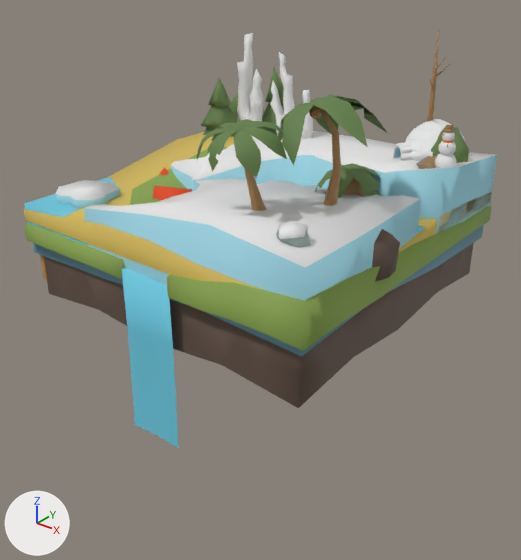
Renders of the FBX model Assets/Graphics/Meshes/landscapes.fbx from each side of a commit.
Before and after are seen from a camera (50 mm lens) standing at (25.5, -32.4, 12.8) and looking at (0.2, -0.7, -6.8). Arrows for +X, +Y and +Z are at lower left; the lights stay in place. Where no turn or scale is listed for an object, it has been applied to the vertices. Vertices at the same position are counted once.

In view in the first picture: 'Grass', 'Ice', 'Sand'.
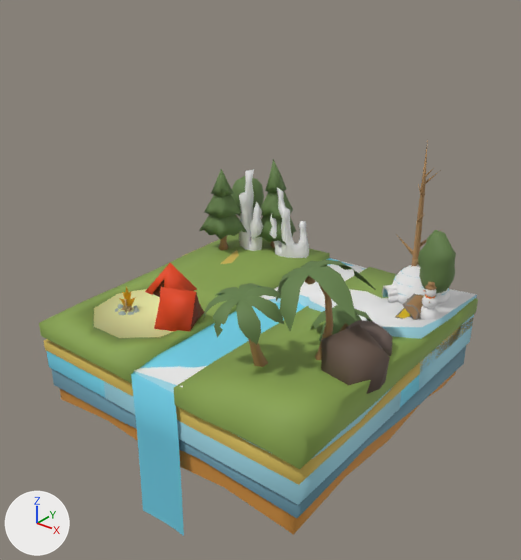
Diff of the bpy script that builds the scene:
```diff
--- a/Assets/Graphics/Meshes/landscapes.fbx.py
+++ b/Assets/Graphics/Meshes/landscapes.fbx.py
@@ me_icicle_01 @@
 me_icicle_01.from_pydata(...)  # 1006 vertices, 952 faces; spans x -10.0..10.0, y -10.0..10.0, z -4.9..6.6
 # used by ob_ice; location = (0.0, 0.0, 0.0)
+# me_icicle_01 part 1: the whole mesh is moved by (0.0, 0.0, -9.5)
 me_icicle_01.materials.append(mat_ice_001)
@@ me_stone_01 @@
 me_stone_01.from_pydata(...)  # 1194 vertices, 1802 faces; spans x -10.0..10.6, y -10.3..10.1, z -13.1..7.9
 # used by ob_grass; location = (0.0, 0.0, 0.0)
+# me_stone_01 part 2: the whole mesh is moved by (0.0, 0.0, -6.5)
 me_stone_01.materials.append(mat_stone_002)
@@ me_chest_01_02 @@
 me_chest_01_02.from_pydata(...)  # 964 vertices, 1043 faces; spans x -10.0..10.0, y -10.0..10.0, z -6.3..5.7
 # used by ob_sand; location = (0.0, 0.0, 0.0)
+# me_chest_01_02 part 3: the whole mesh is moved by (0.0, 0.0, -8.8)
 me_chest_01_02.materials.append(mat_wood_chest)
```

Location of each change, (x1, y1, x2, y2) in pixels of the pictures (521 x 560 px):
'Grass', mesh moved: before (24, 31, 492, 448); after (39, 140, 478, 536)
'Ice', mesh moved: before (24, 33, 497, 356); after (47, 169, 477, 518)
'Sand', mesh moved: before (24, 94, 492, 290); after (44, 241, 474, 535)
